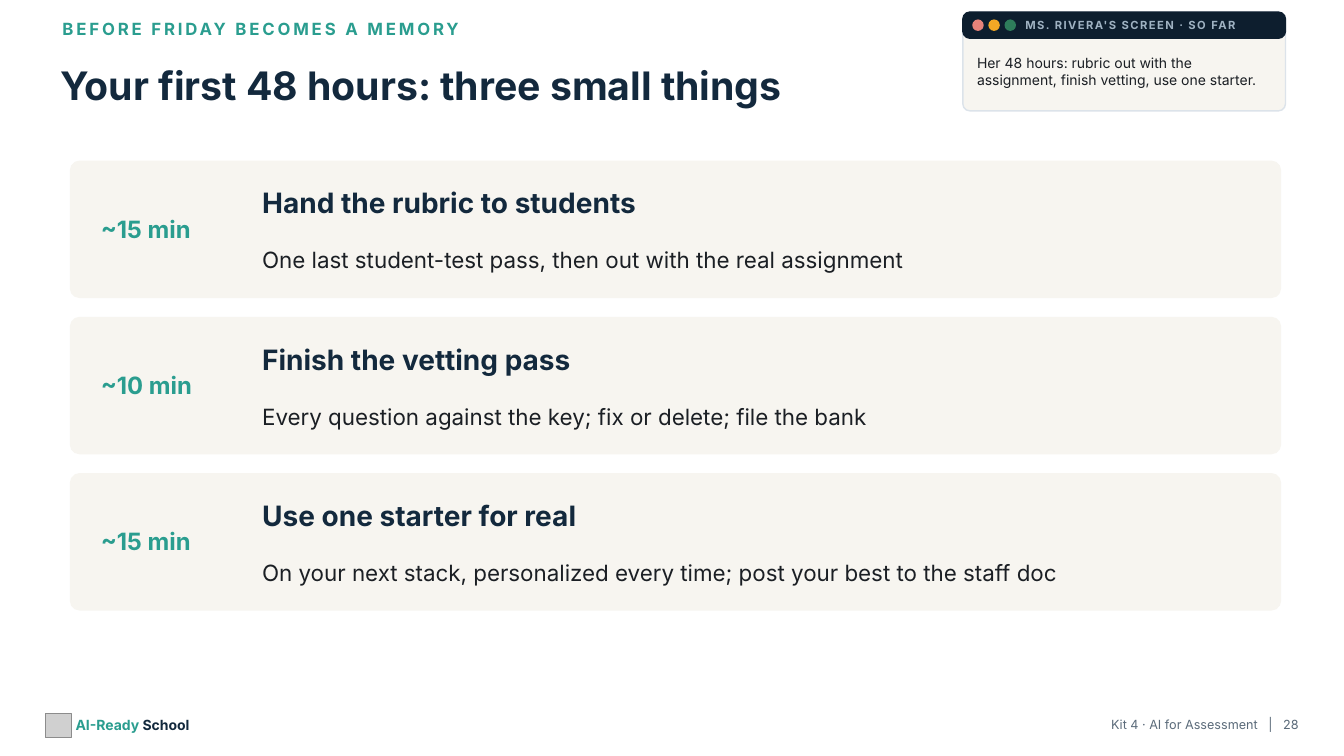
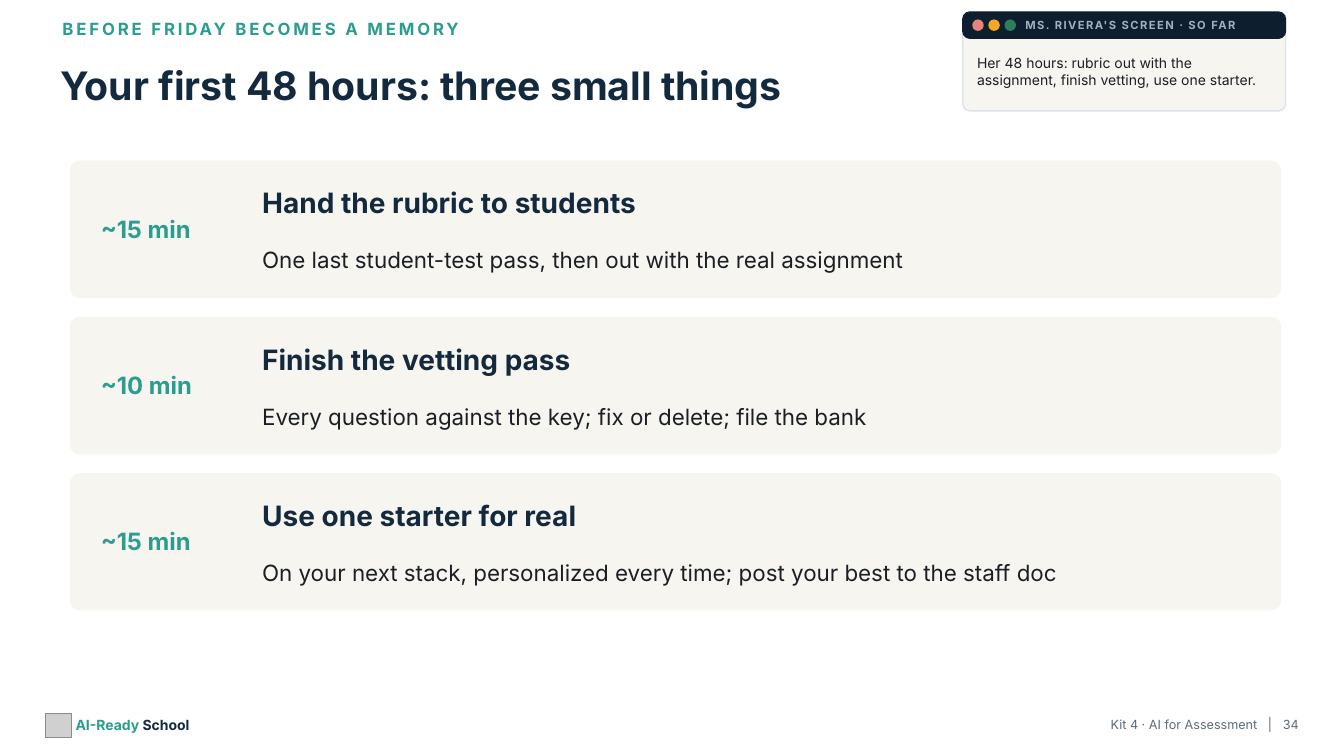
Before and after one commit to aspinozzi1/Ai-School-Ready, a slide deck: slide 34 of kits/kit04/Kit04_PresentationDeck.pptx (slide 28 before the commit). Drawn at 1344x756 pixels with LibreOffice and Linux fonts; fonts in the diff are those of the drawing; grey boxes stand for pictures. Boxes give left, top, right and bottom in pixels: in the first picture for what was removed or moved away, otherwise in the second. Text is boxed around its words. In the diff, an @@ line names an element or a change of style, - is before the commit and + after.

```diff
--- a/kits/kit04/Kit04_PresentationDeck.pptx
+++ b/kits/kit04/Kit04_PresentationDeck.pptx
@@ text at [1111, 719, 1299, 729]: text changed @@
-Kit 4 · AI for Assessment | 28
+Kit 4 · AI for Assessment | 34
```
Also in this commit, not shown: 13 other slides changed, 6 slides added, 7 other files.
